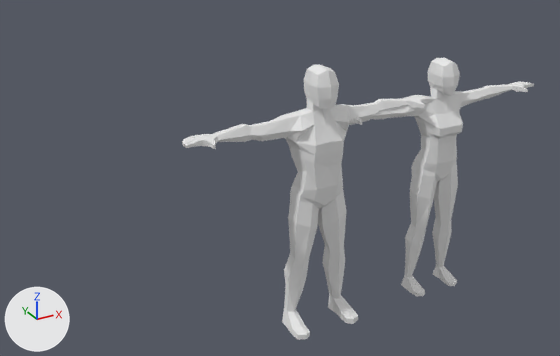
The Blender file Assets/Meshes/human.blend as it was, and as the next commit left it.
Both versions are drawn from a 50 mm lens placed at (-3.01, -4.0, 3.18), pointed at (-0.73, 0.14, 1.1). Every picture has the same lights, and +X, +Y and +Z are marked at lower left.

Before the edit, the objects in view are built like this:
```python
me_mehumanfemale = bpy.data.meshes.new('meHumanFemale')
me_mehumanfemale.from_pydata(...)  # 410 vertices, 408 faces; spans x -0.88..0.88, y -0.13..0.18, z -0.98..0.8
me_mehumanfemale.materials.append(mat_material_002)  # white #e7e7e7
me_mehumanmale_001 = bpy.data.meshes.new('meHumanMale.001')
me_mehumanmale_001.from_pydata(...)  # 410 vertices, 408 faces; spans x -0.94..0.94, y -0.18..0.19, z -0.98..0.89
me_mehumanmale_001.materials.append(mat_material_001)  # white #e7e7e7
ob_humanfemale = bpy.data.objects.new('HumanFemale', me_mehumanfemale)
ob_humanfemale.location = (0.501, -0.005, 0.983)
ob_humanmale = bpy.data.objects.new('HumanMale', me_mehumanmale_001)
ob_humanmale.location = (-0.5, 0.0, 0.988)
_m = ob_humanmale.modifiers.new('EdgeSplit', 'EDGE_SPLIT')
_m.use_edge_angle = False
```
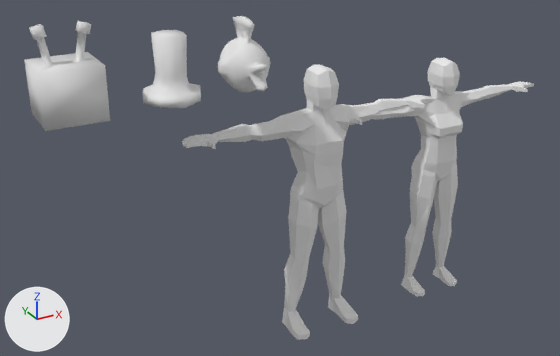
Scene script edits in JSON lines:
```json
{"op": "add", "block": "me_cube", "code": ["me_cube = bpy.data.meshes.new('Cube')", "me_cube.from_pydata(...)  # 332 vertices, 326 faces, 4 loose edges; spans x 0.0..0.163, y -0.259..0.155, z -0.157..0.289", "me_cube.polygons.foreach_set('use_smooth', [True] * 326)"]}
{"op": "add", "block": "me_cube_001", "code": ["me_cube_001 = bpy.data.meshes.new('Cube.001')", "me_cube_001.from_pydata(...)  # 66 vertices, 64 faces; spans x -0.175..0.175, y -0.192..0.18, z 0.069..0.448", "me_cube_001.polygons.foreach_set('use_smooth', [True] * 64)"]}
{"op": "add", "block": "me_cube_002", "code": ["me_cube_002 = bpy.data.meshes.new('Cube.002')", "me_cube_002.from_pydata(...)  # 45 vertices, 34 faces; spans x -0.171..0.171, y -0.161..0.161, z -0.211..0.298", "me_cube_002.polygons.foreach_set('use_smooth', [True] * 34)"]}
{"op": "add", "block": "ob_cube", "code": ["ob_cube = bpy.data.objects.new('Cube', me_cube)", "ob_cube.location = (-1.033, 0.038, 1.936)", "_m = ob_cube.modifiers.new('Mirror', 'MIRROR')"]}
{"op": "add", "block": "ob_cube_001", "code": ["ob_cube_001 = bpy.data.objects.new('Cube.001', me_cube_001)", "ob_cube_001.location = (-1.494, 0.038, 1.732)"]}
{"op": "add", "block": "ob_cube_002", "code": ["ob_cube_002 = bpy.data.objects.new('Cube.002', me_cube_002)", "ob_cube_002.location = (-2.081, 0.037, 2.0)"]}
```

Boxes [x1, y1, x2, y2] around the edits, measured in the pictures (560 x 356 px):
```json
{"object": "Cube.002", "change": "added", "after": [25, 21, 110, 131]}
{"object": "Cube.001", "change": "added", "after": [143, 30, 201, 108]}
{"object": "Cube", "change": "added", "after": [218, 16, 270, 92]}
```
